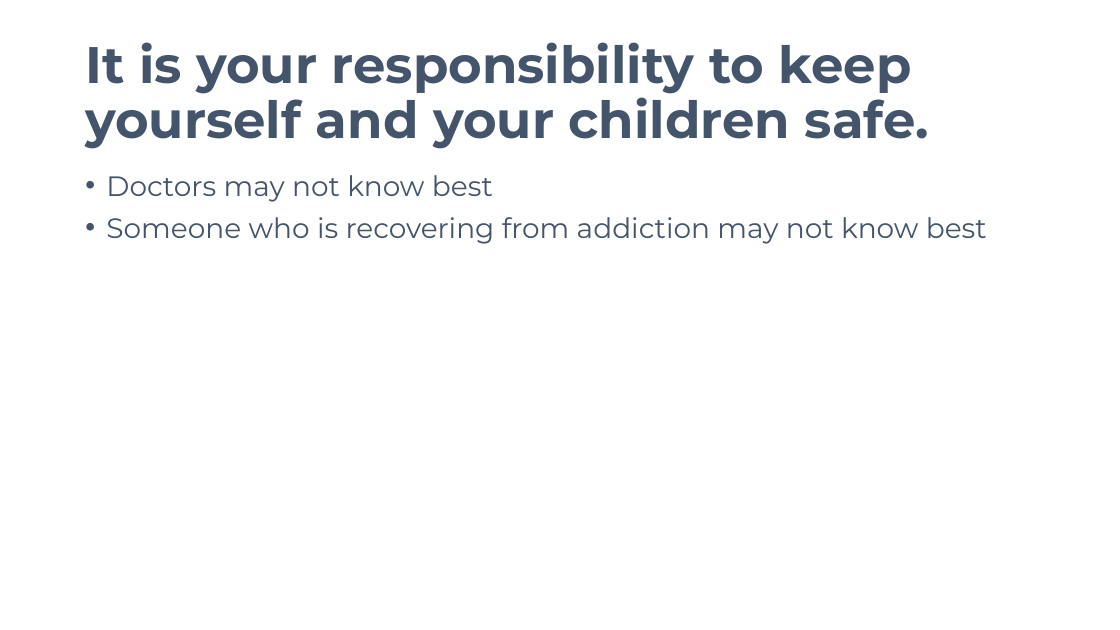
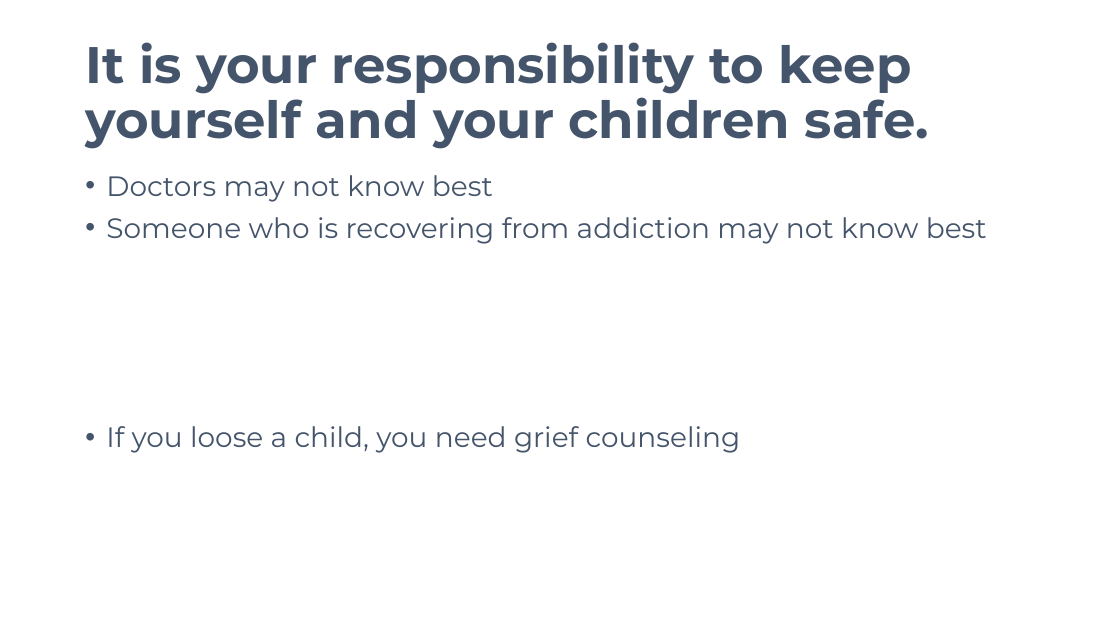
Before and after one commit to avifarah/Know-the-signs-when-and-how-talk-about-drugs, a slide deck: slide 13 of Know the Signs_When and How to Talk about Drugs.pptx. Drawn at 1120x630 pixels with LibreOffice and Linux fonts; fonts in the diff are those of the drawing. Boxes give left, top, right and bottom in pixels: in the first picture for what was removed or moved away, otherwise in the second. Text is boxed around its words. In the diff, an @@ line names an element or a change of style, - is before the commit and + after.

```diff
--- a/Know the Signs_When and How to Talk about Drugs.pptx
+++ b/Know the Signs_When and How to Talk about Drugs.pptx
@@ text at (106, 426, 741, 453): paragraph added @@
+• If you loose a child, you need grief counseling
```
Also in this commit, not shown: 4 other slides changed.
